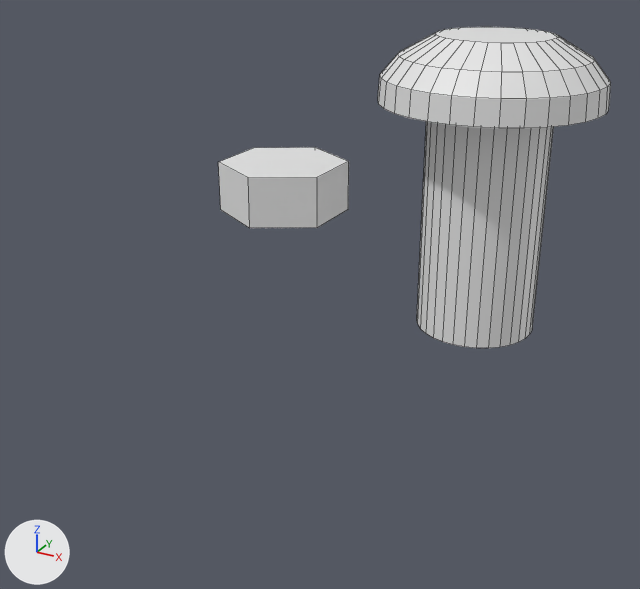
Renders of the Blender file lib/screws_and_nuts.blend from each side of a commit.
Both versions are drawn from a camera (50 mm lens) standing at (21.5, -35.5, 12.4) and looking at (4.5, -4.6, -3.0). The lights are fixed; the arrows at lower left show +X, +Y and +Z. Mesh edges are drawn as thin lines.

The first picture shows 'nut_m3', 'screw_m5x10', 'screw_m5x10_tolerance_cutout'.
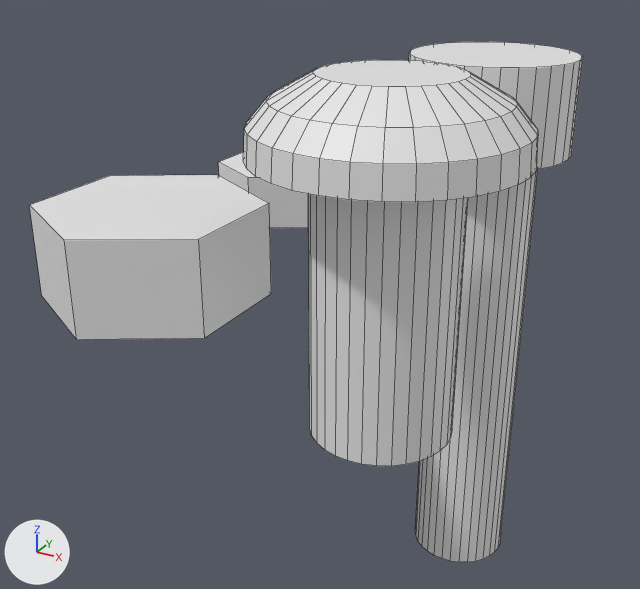
The change in detail:
Mesh me_cylinder_006 is new.
It has 64 vertices, 34 faces and spans x -2.2..2.2, y -2.2..2.2, z -10.0..10.0.
Mesh me_cylinder_002 is new.
It is a 32-sided cylinder along z spanning x -3.42..3.42, y -3.42..3.42, z 0.0..3.9.
Mesh me_cylinder is new.
It is a 6-sided cylinder along z spanning x -3.98..3.98, y -4.6..4.6, z -1.9..1.9.
Object 'screw_m5x10' (ob_screw_m5x10) moves from (10.0, 0.0, 5.0) to (10.0, -10.0, 5.0).
Object 'screw_m5x10_tolerance_cutout' (ob_screw_m5x10_tolerance_cutout) moves from (10.0, 0.0, 5.0) to (10.0, -10.0, 5.0).
Object 'screw_m4x20_tolerance_cutout' (ob_screw_m4x20_tolerance_cutout) is new; it shows me_cylinder_006.
Its location is (10.0, 0.0, -6.95).
Object 'screw_m4x20' (ob_screw_m4x20) is new; it shows me_cylinder_002.
Its location is (10.0, 0.0, 3.05).
Object 'nut_m5' (ob_nut_m5) is new; it shows me_cylinder.
Its location is (0.0, -10.0, 0.0).

Where the change shows, as pixel boxes (x1, y1, x2, y2) in the pictures (640 x 589 px):
'screw_m5x10_tolerance_cutout', moved: before (417, 122, 554, 348); after (308, 194, 468, 466)
'screw_m5x10', moved: before (378, 27, 611, 128); after (244, 60, 538, 202)
'nut_m5', added: after (29, 175, 271, 340)
'screw_m4x20_tolerance_cutout', added: after (415, 169, 538, 562)
'screw_m4x20', added: after (409, 42, 583, 169)
'nut_m3', unchanged, covered by the edit: before (218, 147, 349, 228); after (218, 152, 308, 228)
